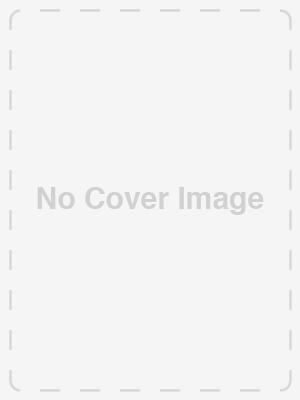
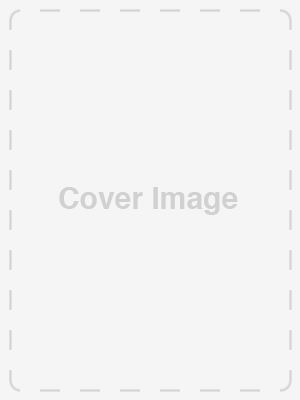
Two versions of the same layered image (300px x 400px). Layer-by-layer changes:
painted on "Layer 1" over [left=37, top=187, right=264, bottom=215]
